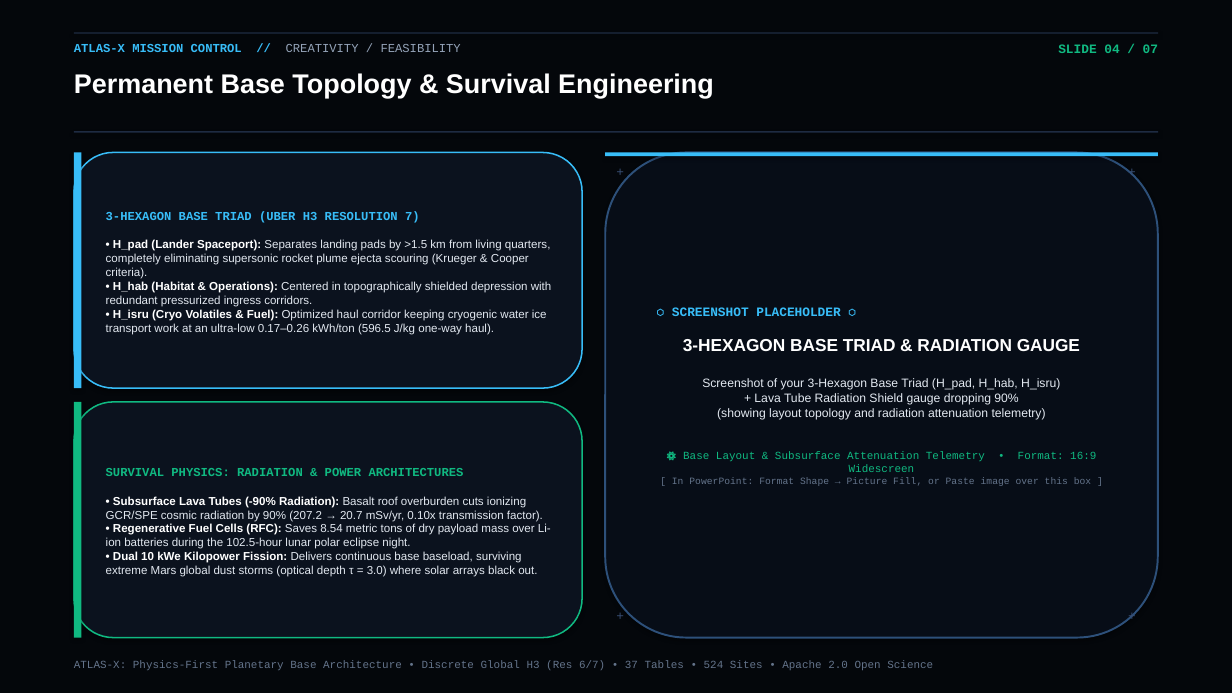
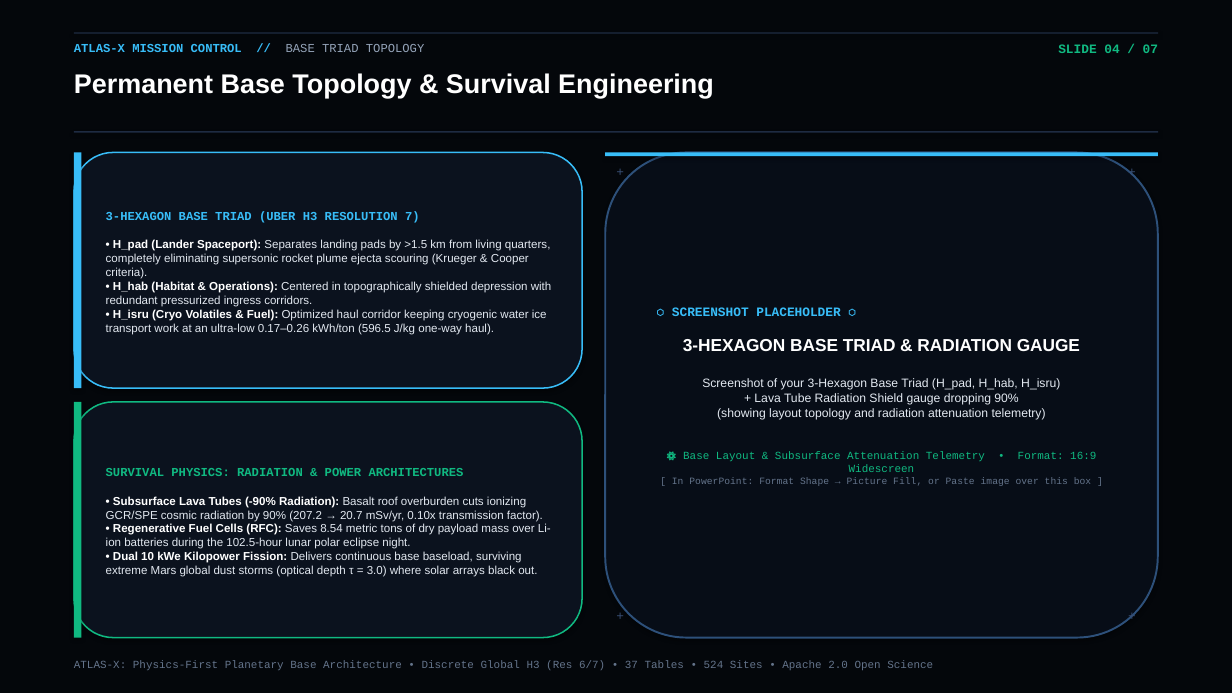
Before and after one commit to FameDied/mars-moon, a slide deck: slide 4 of ATLAS-X_Planetary_Architecture_Presentation.pptx. Drawn at 1232x693 pixels with LibreOffice and Linux fonts; fonts in the diff are those of the drawing. Boxes give left, top, right and bottom in pixels: in the first picture for what was removed or moved away, otherwise in the second. Text is boxed around its words. In the diff, an @@ line names an element or a change of style, - is before the commit and + after.

```diff
--- a/ATLAS-X_Planetary_Architecture_Presentation.pptx
+++ b/ATLAS-X_Planetary_Architecture_Presentation.pptx
@@ text at [74, 44, 424, 52]: text changed @@
-ATLAS-X MISSION CONTROL // CREATIVITY / FEASIBILITY
+ATLAS-X MISSION CONTROL // BASE TRIAD TOPOLOGY
```
Also in this commit, not shown: 6 other slides changed, 3 other files.
